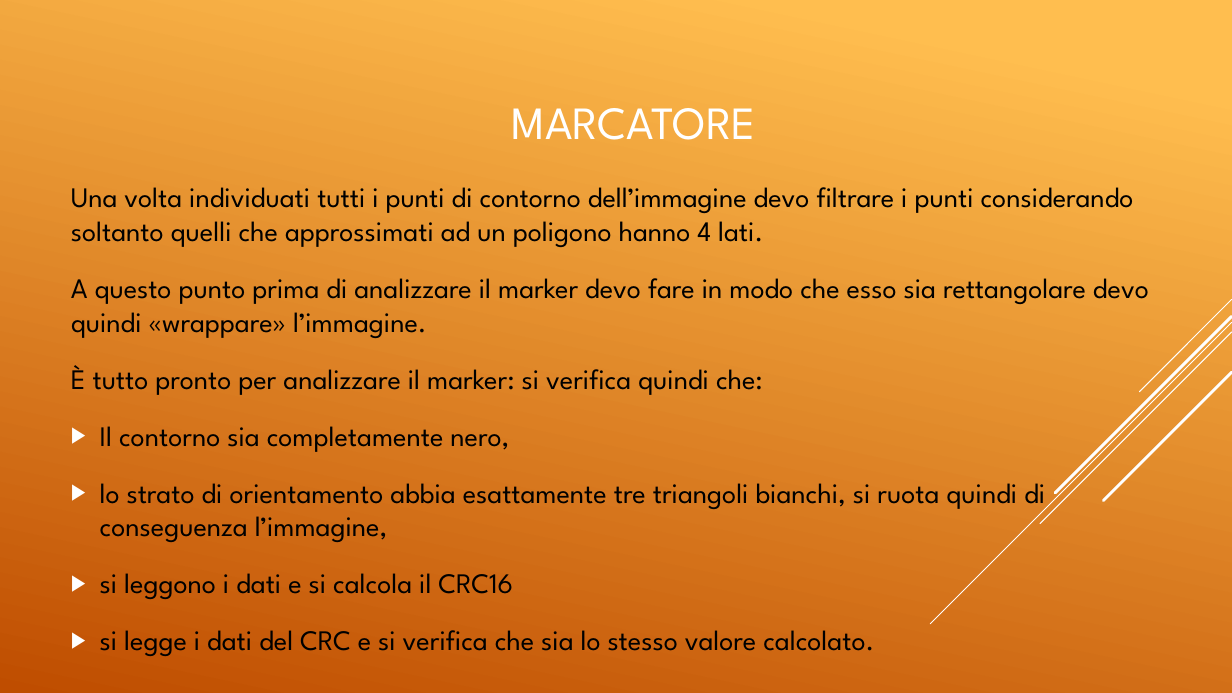
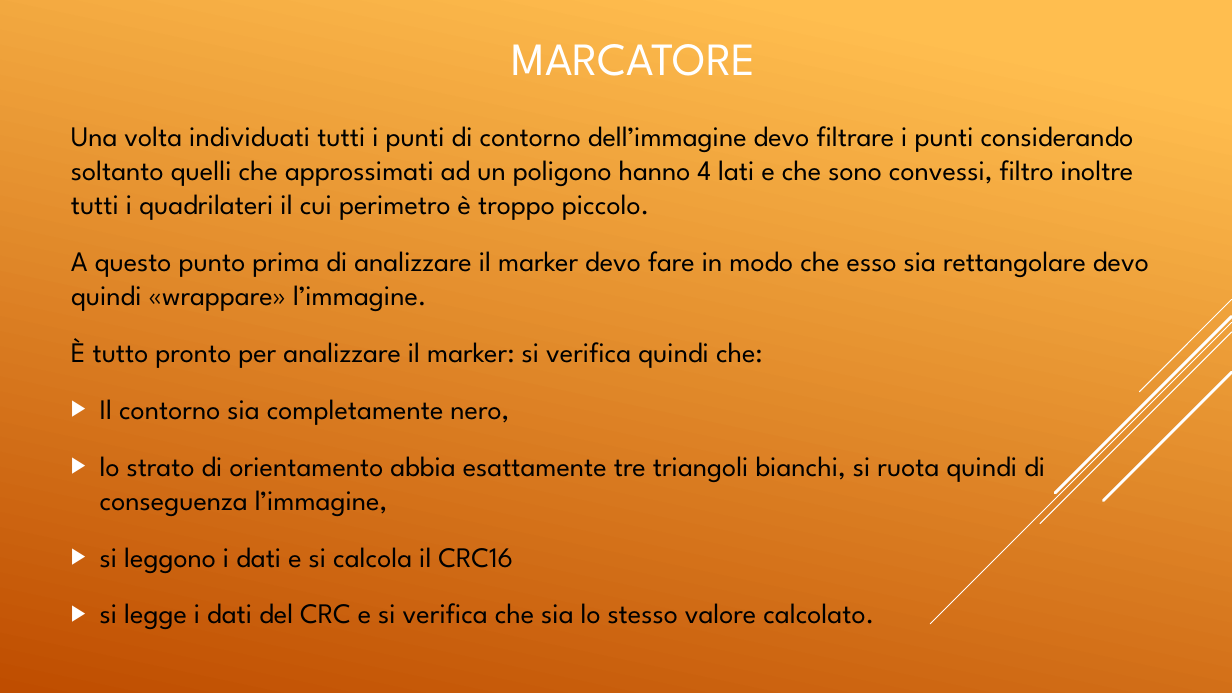
Before and after one commit to elvisdukaj/presentazione, a slide deck: slide 22 of presentazione/Tesina Elvis.pptx. Drawn at 1232x693 pixels with LibreOffice and Linux fonts; fonts in the diff are those of the drawing. Boxes give left, top, right and bottom in pixels: in the first picture for what was removed or moved away, otherwise in the second. Text is boxed around its words. In the diff, an @@ line names an element or a change of style, - is before the commit and + after.

```diff
--- a/presentazione/Tesina Elvis.pptx
+++ b/presentazione/Tesina Elvis.pptx
@@ title "MARCATORE": place and size @@
-title "MARCATORE" at box(512, 108, 756, 140)
+title "MARCATORE" at box(512, 44, 756, 76)
@@ text "Una volta individuati tutti i ...": place and size @@
-text "Una volta individuati tutti i ..." at box(71, 187, 1149, 656)
+text "Una volta individuati tutti i ..." at box(71, 126, 1149, 629)
@@ text at box(71, 126, 1134, 220): text changed @@
-Una volta individuati tutti i punti di contorno dell’immagine devo filtrare i punti considerando soltanto quelli che approssimati ad un poligono hanno 4 lati.
+Una volta individuati tutti i punti di contorno dell’immagine devo filtrare i punti considerando soltanto quelli che approssimati ad un poligono hanno 4 lati e che sono convessi, filtro inoltre tutti i quadrilateri il cui perimetro è troppo piccolo.
```
Also in this commit, not shown: 26 other slides changed.
